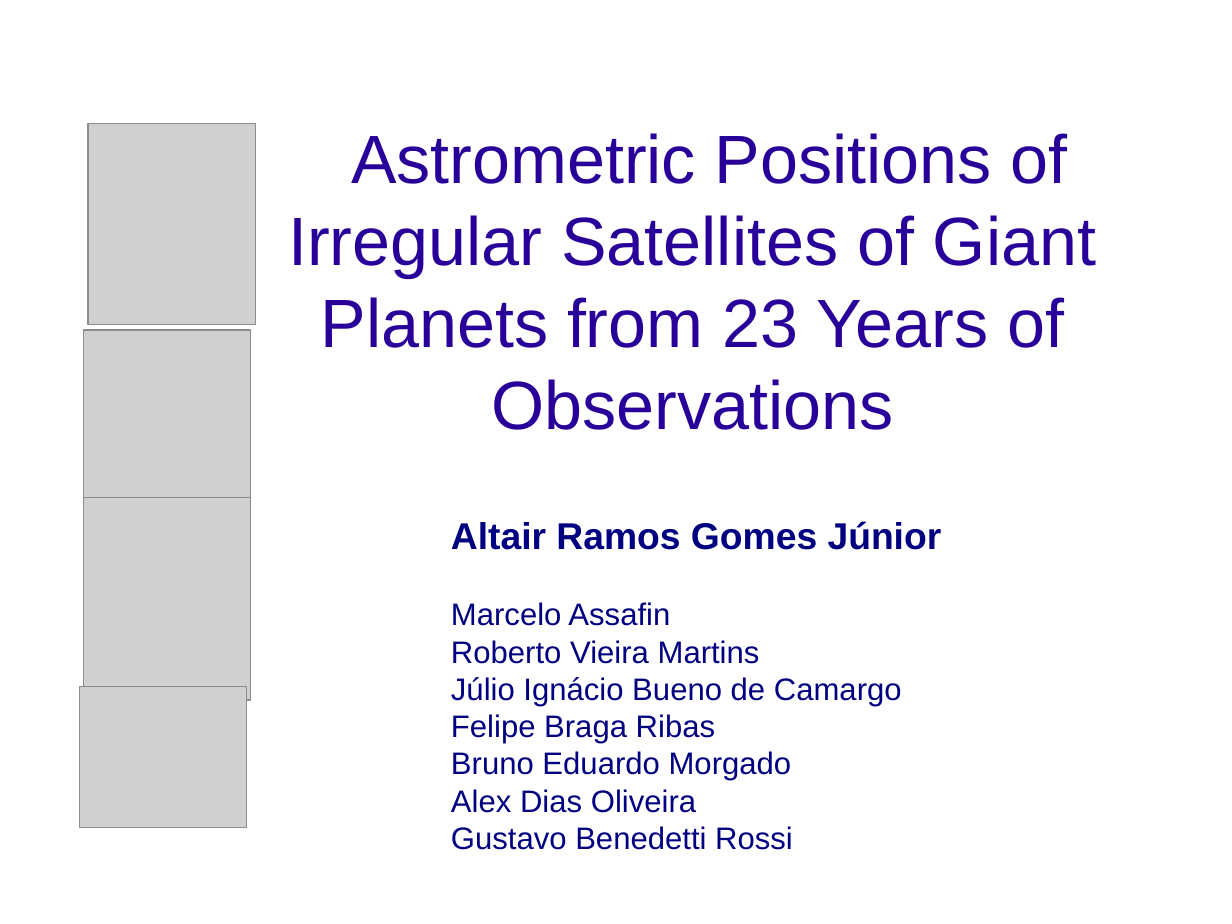
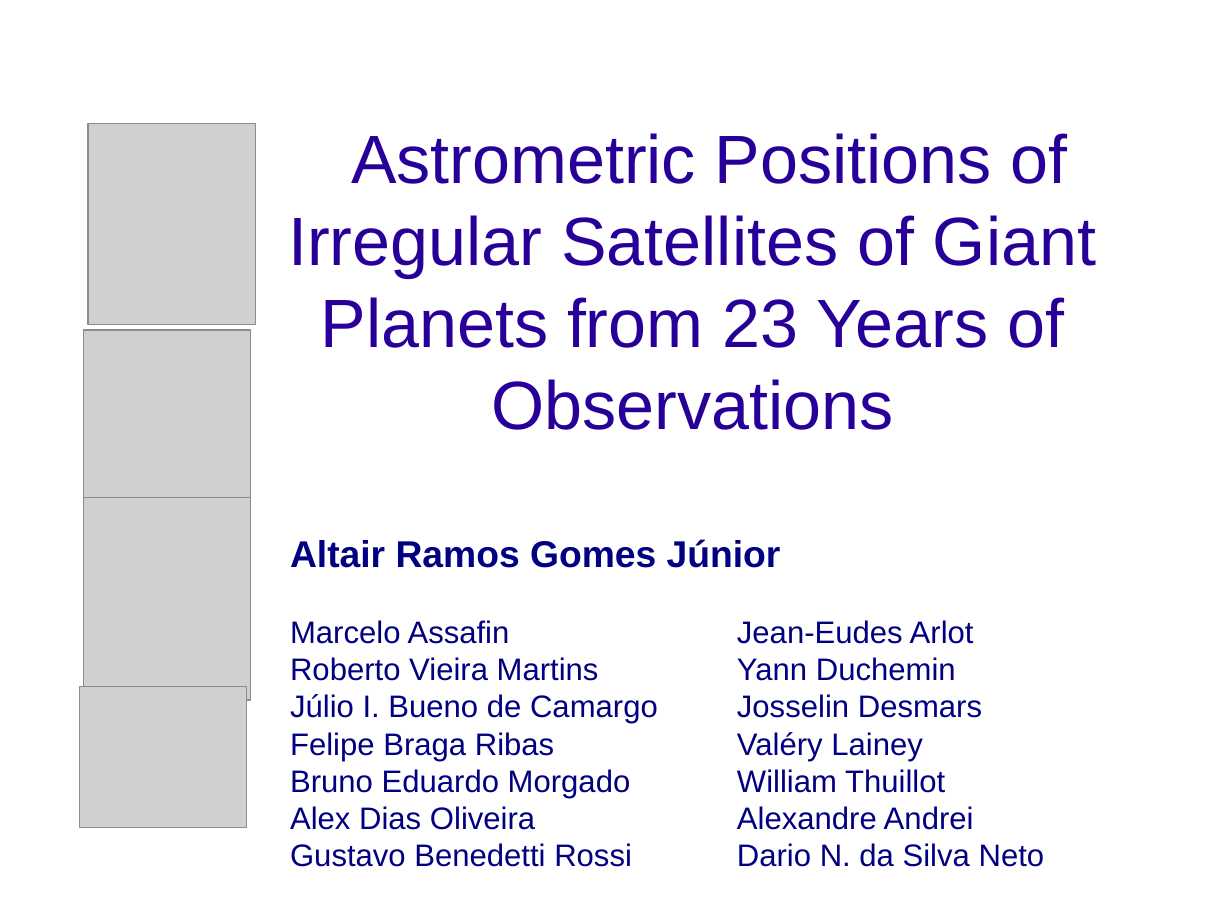
Before and after one commit to altairgomes/Latex, a slide deck: slide 1 of Poster-Apresentação/ENCELADE2016.odp. Drawn at 1232x924 pixels with LibreOffice and Linux fonts; fonts in the diff are those of the drawing; grey boxes stand for pictures; background and template pictures are left out. Boxes give left, top, right and bottom in pixels: in the first picture for what was removed or moved away, otherwise in the second. Text is boxed around its words. In the diff, an @@ line names an element or a change of style, - is before the commit and + after.

```diff
--- a/Poster-Apresentação/ENCELADE2016.odp
+++ b/Poster-Apresentação/ENCELADE2016.odp
@@ text "Altair Ramos Gomes Júnior": place and size @@
-text "Altair Ramos Gomes Júnior" at [451, 521, 942, 850]
+text "Altair Ramos Gomes Júnior" at [290, 539, 781, 867]
@@ text added at [737, 620, 1045, 867], 20 pt, text #000080 @@
+Jean-Eudes Arlot
+Yann Duchemin
+Josselin Desmars
+Valéry Lainey
+William Thuillot
+Alexandre Andrei
+Dario N. da Silva Neto
@@ text at [290, 694, 658, 724]: text changed @@
-Júlio Ignácio Bueno de Camargo
+Júlio I. Bueno de Camargo
```
Also in this commit, not shown: 5 other slides changed, 1 other file.
